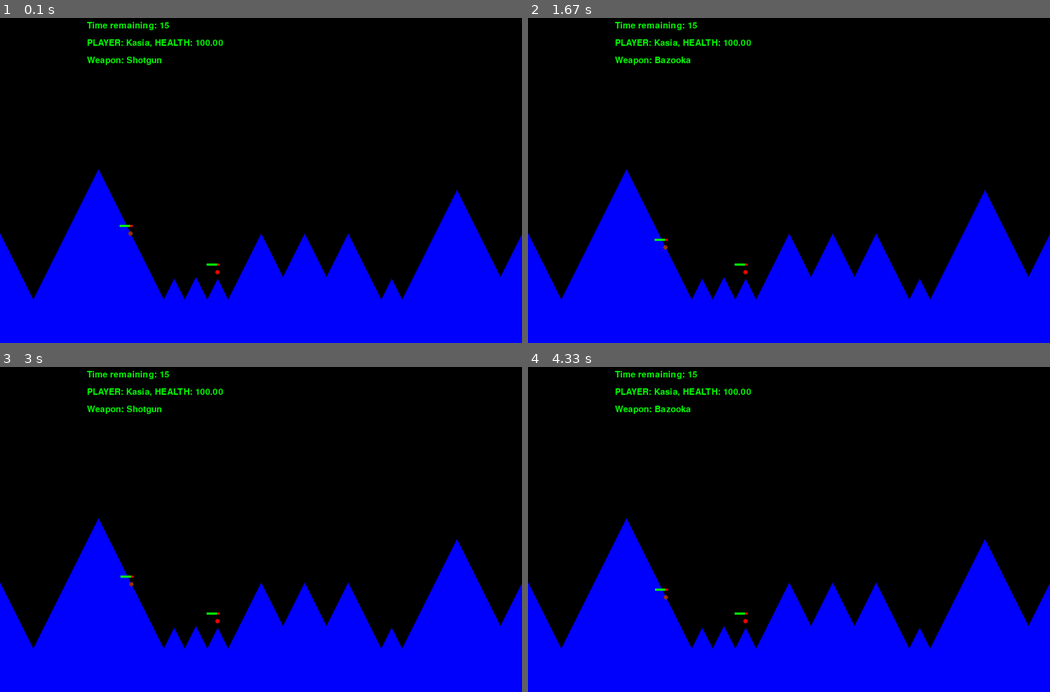
Above: before the commit, frames 1-4 (two rows, left to right).
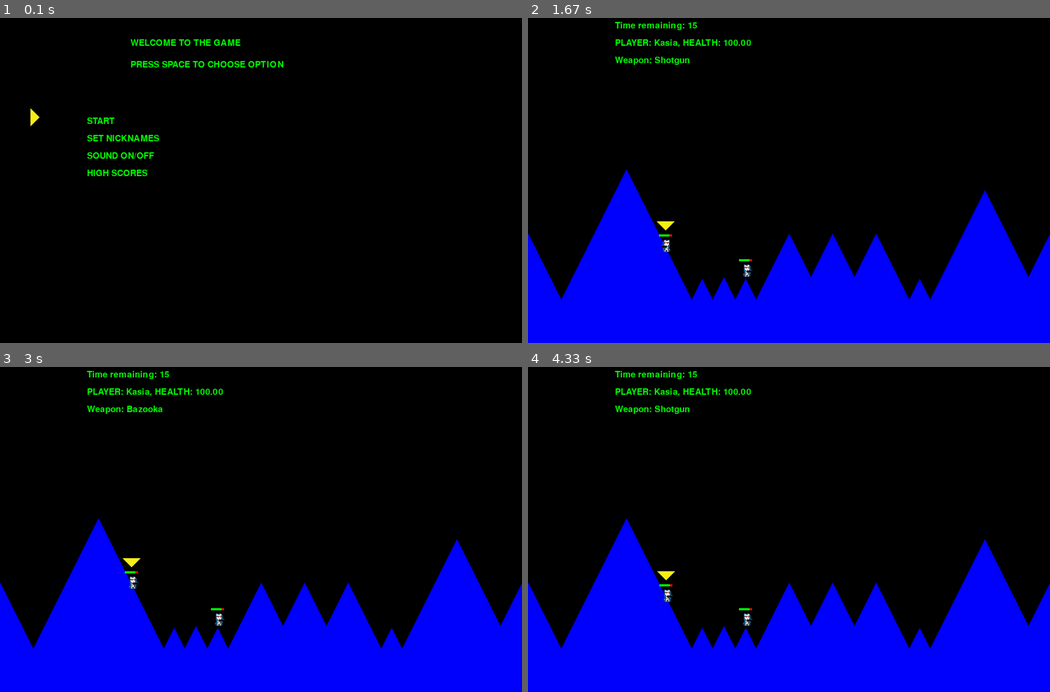
Above: after the commit, the same moments.

Repository: KatKopr/worms_in_pygame
Game: pygame game, started from main.py
The game is run twice, just before and just after one commit, with the same random seed, the same clock (stepped at 60 frames per second) and the same inputs.
Inputs:
- Up to frame 1 (0.1 s): no input
- Up to frame 2 (1.67 s): tap Space at 0.33, 0.67, 1.07, 1.37, 1.57 s; hold Right 1-1.47 s; hold Left from 1.5 s (still down)
- Up to frame 3 (3 s): tap Space at 1.87, 2.13, 2.43, 2.57, 2.87 s; release Left at 2.03 s; hold Left 2.07-2.47 s; hold Right from 2.5 s (still down)
- Up to frame 4 (4.33 s): release Right at 3.13 s; hold Left 3.17-3.63 s; tap Space at 3.23, 3.53, 3.73, 4.03, 4.23 s; hold Right 3.67-4.13 s; hold Right from 4.17 s (still down)

The runs differ from the first frame. In frame 1, 29% of the frame differs, in the area x 0-100%, y 1-100%; in frame 2, 0.3%; in frame 3, 0.3%; in frame 4, 0.3%.

Commit message:
Add files via upload

Diff:
--- a/control.py
+++ b/control.py
@@ -34,7 +34,7 @@
         self.alive_worms=[1]*len(gamers)
         for worm in self.worms:
             worm.add_control(self)
-        self.worm.color=(150,50,0)
+        #self.worm.color=(150,50,0)
         return self.world
 
     def change_worm(self):
@@ -71,3 +71,11 @@
 
     def process_events(self, time_delta, events, worm):
         self.worms[worm].process_events(time_delta, events, self.world, self.world.terrain)
+
+
+    def draw_pointer(self):
+        x=self.change_coordinates(self.worm.x,self.worm.y)[0]
+        y=self.change_coordinates(self.worm.x,self.worm.y)[1]
+        points=[[x, y-40], [x-20, y-60], [x+20, y-60]]
+        color=(247,240,25)
+        pygame.draw.polygon(self.win,color,points,0)
--- a/main.py
+++ b/main.py
@@ -3,9 +3,9 @@
 import pygame
 import time
 
-from world import World
 from control import Control
 from game import Game
+from start_window import Start_Window
 
 pygame.init()
 
@@ -17,6 +17,13 @@
 control=Control(win)
 game=Game(control)
 gamers=("Kasia", "Piotr")
+high_scores=[]
+start_window=Start_Window(high_scores, win, control)
+
+while start_window.running:
+    start_window.run(prev_time)
+    prev_time=start_window.time
+
 game.start(gamers)
 
 while game.running:
--- /dev/null
+++ b/option.py
@@ -0,0 +1,8 @@
+#!/usr/bin/env python3
+# -*- coding: utf-8 -*-
+
+class Option:
+    def __init__(self, name, number, y):
+        self.name=name
+        self.number=number
+        self.y=y
--- a/start_window.py
+++ b/start_window.py
@@ -1,12 +1,79 @@
 #!/usr/bin/env python3
 # -*- coding: utf-8 -*-
 
+import pygame
+import time
+
+from option import Option
+
 class Start_Window:
 
-    def __init__(self):
+    def __init__(self, high_scores, window, control):
         self.gamers=[]
         self.sound=True
-        self.game_running=False
+        self.running=True
+        self.high_scores=high_scores
+        self.window=window
+        self.options=[]
+        self.options.append(Option("START", 0 , 520))
+        self.options.append(Option("SET NICKNAMES", 1, 480))
+        self.options.append(Option("SOUND ON/OFF", 2, 440))
+        self.options.append(Option("HIGH SCORES", 3, 400))
+        self.option_no=0
+        self.y_start=100
+        self.x_start=200
+        self.control=control
+
+    def run(self, prev_time):
+        pygame.time.delay(20)
+        events = pygame.event.get()
+        for event in events:
+            if event.type == pygame.QUIT:
+                self.quit()
+        next_time = time.time()
+        self.process_events(next_time - prev_time, events)
+        self.time = next_time
+        self.window.fill((0,0,0))
+        self.set_frame()
+        self.display_options()
+        self.draw_pointer()
+        pygame.display.update()
+
+    def process_events(self, time_delta, events):
+        for event in events:
+            if event.type == pygame.KEYDOWN and event.key == pygame.K_SPACE:
+                self.process_option()
+            if event.type == pygame.KEYDOWN and event.key == pygame.K_DOWN:
+                self.change_option("next")
+            if event.type == pygame.KEYDOWN and event.key == pygame.K_UP:
+                self.change_option("previous")
+
+    def display_options(self):
+        color=(0,255,0)
+        x=self.x_start
+        for option in self.options:
+            self.write(option.name ,color, x, option.y, 30)
+
+    def change_option(self, type):
+        a=len(self.options)
+        if type=="next":
+            self.option_no = (self.option_no+1)%a
+        else:
+            self.option_no = (self.option_no-1)%a
+        #y=self.y_start+100+40*self.option_no
+        self.draw_pointer()
+
+    def process_option(self):
+        a=self.options[self.option_no].name
+        if a == "START":
+            self.quit()
+        elif a == "SET NICKNAMES":
+            pass
+            #self.gamers.append(self.translate_input())
+        elif a == "SOUND ON/OFF":
+            self.sound_control()
+        elif a == "HIGH SCORES":
+            self.see_high_scores()
 
     def add_gamer(self, gamer):
         self.gamers+=gamer
@@ -14,5 +81,38 @@
     def sound_control(self):
         self.sound=not self.sound
 
-    def start_game(self):
-        self.game_running=True
+    #def start_game(self):
+    def quit(self):
+        self.running=False
+
+    def translate_input(events):
+        name=""
+        for event in events:
+            if event.type == pygame.KEYDOWN and event.key != pygame.K_SPACE:
+                name+=pygame.key.name(event.key)
+        return name
+
+    def see_high_scores(self):
+        pass
+
+    def set_frame(self):
+        text="WELCOME TO THE GAME"
+        text2="PRESS SPACE TO CHOOSE OPTION"
+        color=(0,255,0)
+        x=300
+        y=self.control.change_coordinates(x,self.y_start)[1]
+        self.write(text,color, x, y, 30)
+        self.write(text2, color, x, y-50, 30)
+
+    def write(self, text, color, x, y, size):
+        font = pygame.font.Font(None, size)
+        text = font.render(text, 1, color)
+        self.window.blit(text, self.control.change_coordinates(x,y))
+
+    def draw_pointer(self):
+        x=100
+        y=self.options[self.option_no].y
+        y=self.control.change_coordinates(x,y)[1]
+        points=[[x-10, y], [x-30, y+20], [x-30, y-20]]
+        color=(247,240,25)
+        pygame.draw.polygon(self.window,color,points,0)
--- a/world.py
+++ b/world.py
@@ -35,6 +35,7 @@
         for w in self.worms:
             w.draw(window)
         self.control.frame.draw()
+        self.control.draw_pointer()
         #for r in self.rockets:
             #r.draw(window)
         #self.write("Test!", (0,255,0), 100,100)
--- a/worm.py
+++ b/worm.py
@@ -57,10 +57,10 @@
         self.fall(terrain)
 
     def draw(self, window):
-        pygame.draw.circle(window, self.color, (self.x, window.get_height() - self.y), 5)
-        #self.control.win.blit(self.graphic, (self.x-10, window.get_height() - self.y - 30))
-        pygame.draw.rect(window, (255,0,0), (self.x-25, window.get_height() - self.y-20, 30, 5))
-        pygame.draw.rect(window, (0,255,0), (self.x-25, window.get_height() - self.y-20, int(30*self.health), 5))
+        #pygame.draw.circle(window, self.color, (self.x, window.get_height() - self.y), 5)
+        self.control.win.blit(self.graphic, (self.x-10, window.get_height() - self.y - 30))
+        pygame.draw.rect(window, (255,0,0), (self.x-15, window.get_height() - self.y-30, 30, 5))
+        pygame.draw.rect(window, (0,255,0), (self.x-15, window.get_height() - self.y-30, int(30*self.health), 5))
         for r in self.rockets:
             r.draw(window)
         #pygame.draw.line(window, (255,0,255), (self.x, window.get_height() - self.y), (self.x + self.orientation * 20, window.get_height() - self.y - 20))
